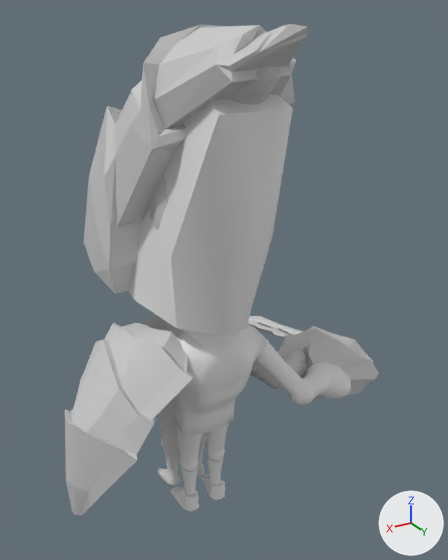
A saved change to the FBX model CrazyBrawler_MineralBrawlers/Assets/Essentials/Models/char_Toon_model.FBX.
Before and after are seen from a 50 mm lens placed at (2.25, 4.45, 4.34), pointed at (-0.7, -0.47, 1.88). Every picture has the same lights, and +X, +Y and +Z are marked at lower right. Where no turn or scale is listed for an object, it has been applied to the vertices.
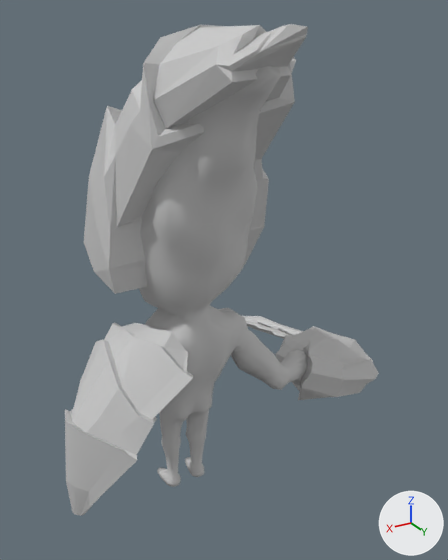
Edits to the bpy script that builds the scene:
```text
Remove ob_box190:
    ob_box190 = bpy.data.objects.new('Box190', me_mesh)
    ob_box190.location = (0.02, 0.34, 0.97)
```

Boxes (x1, y1, x2, y2) around the edits, measured in the pictures (448 x 560 px):
'Box190', deleted
    before: (129, 94, 351, 512)
